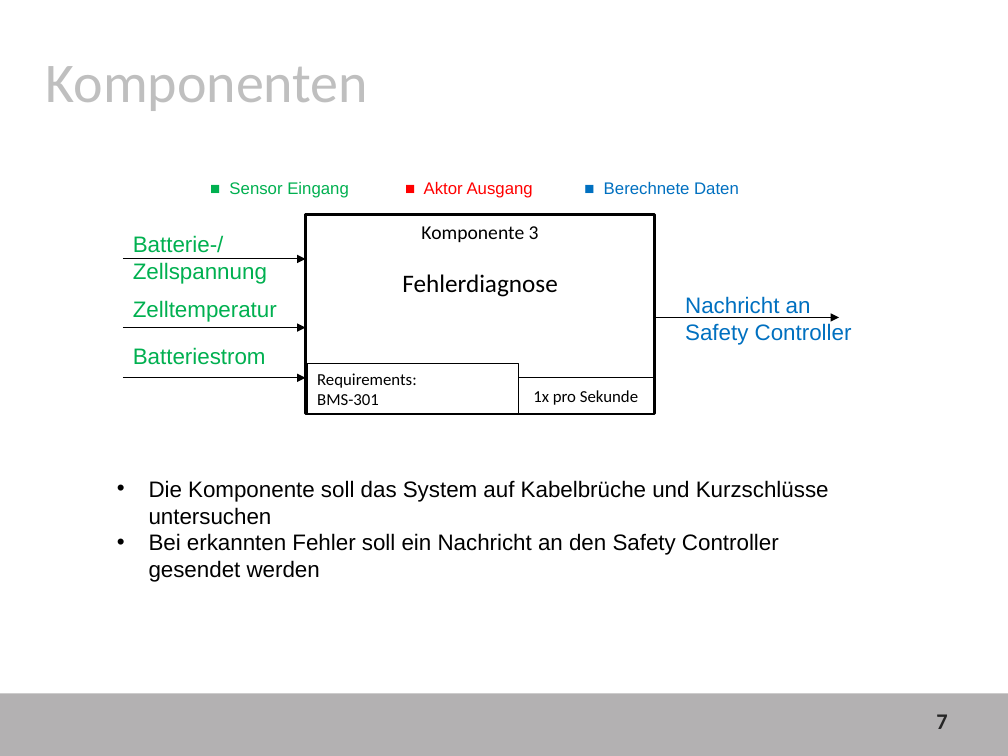
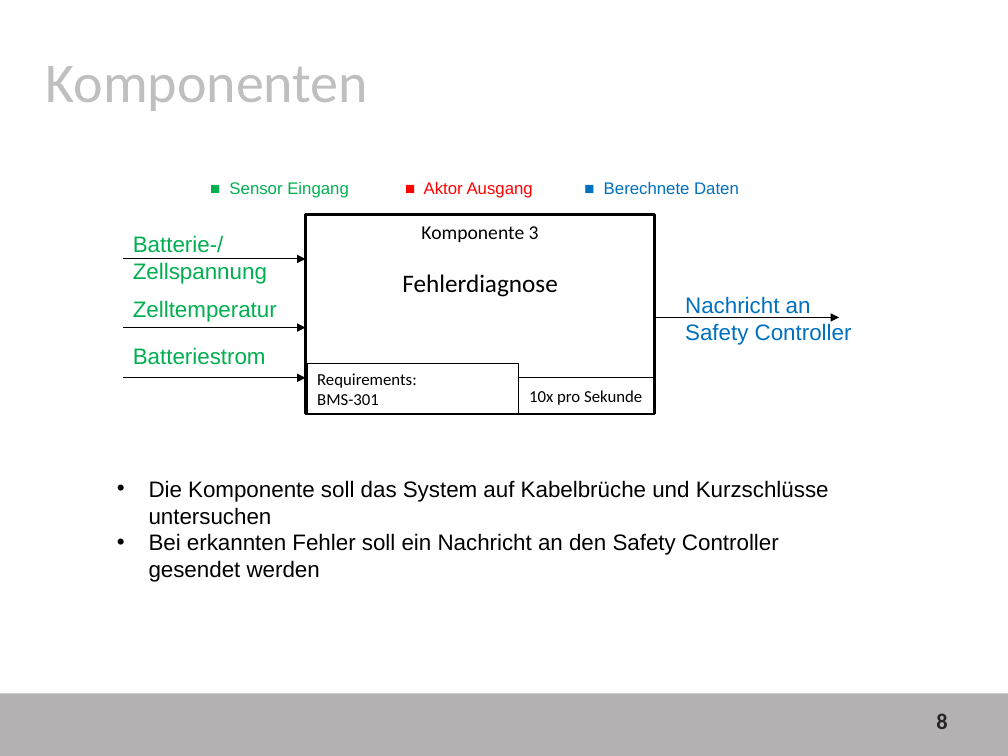
Before and after one commit to davju/bms_lab, a slide deck: slide 8 of BMS_Lab.pptx (slide 7 before the commit). Drawn at 1008x756 pixels with LibreOffice and Linux fonts; fonts in the diff are those of the drawing; background and template pictures are left out. Boxes give left, top, right and bottom in pixels: in the first picture for what was removed or moved away, otherwise in the second. Text is boxed around its words. In the diff, an @@ line names an element or a change of style, - is before the commit and + after.

```diff
--- a/BMS_Lab.pptx
+++ b/BMS_Lab.pptx
@@ text in rectangle at (529,390,642,405): text changed @@
-1x pro Sekunde
+10x pro Sekunde
@@ page number at (936,713,947,729): text changed @@
-7
+8
```
Also in this commit, not shown: 3 other slides changed, 2 slides added.
